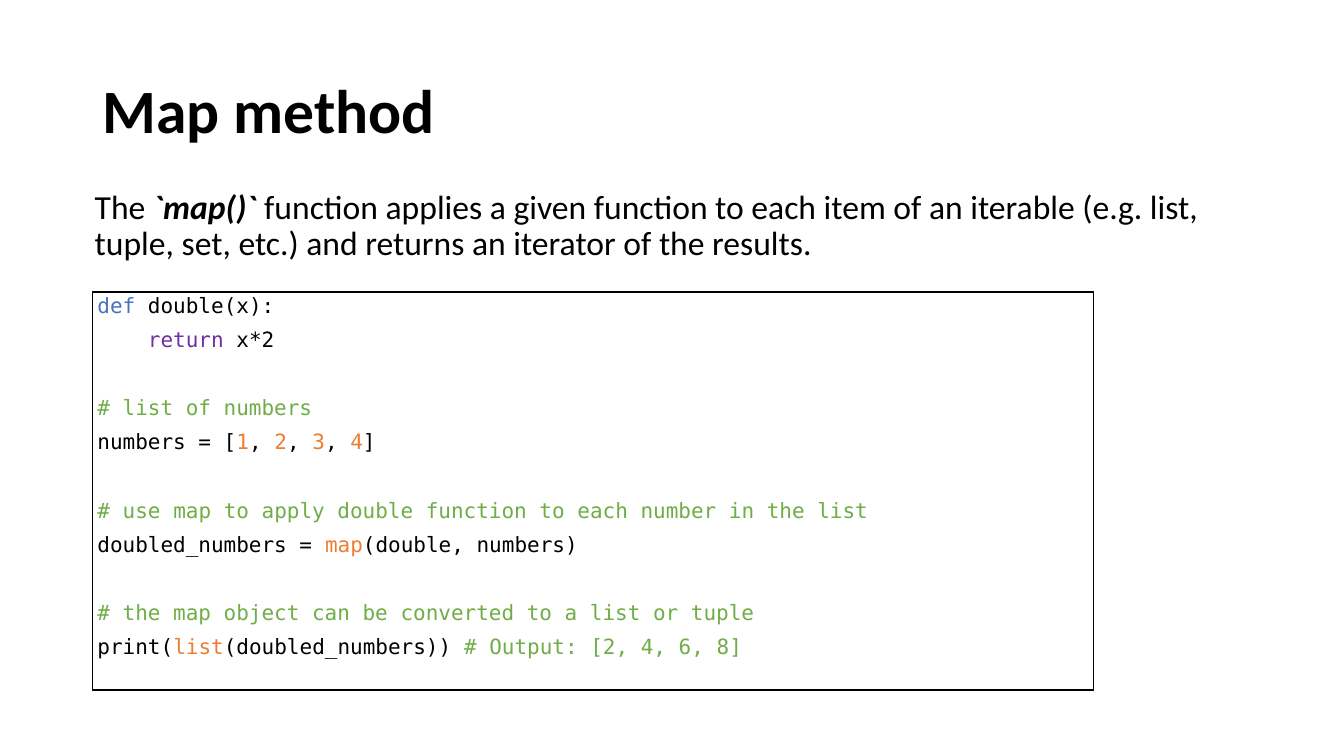
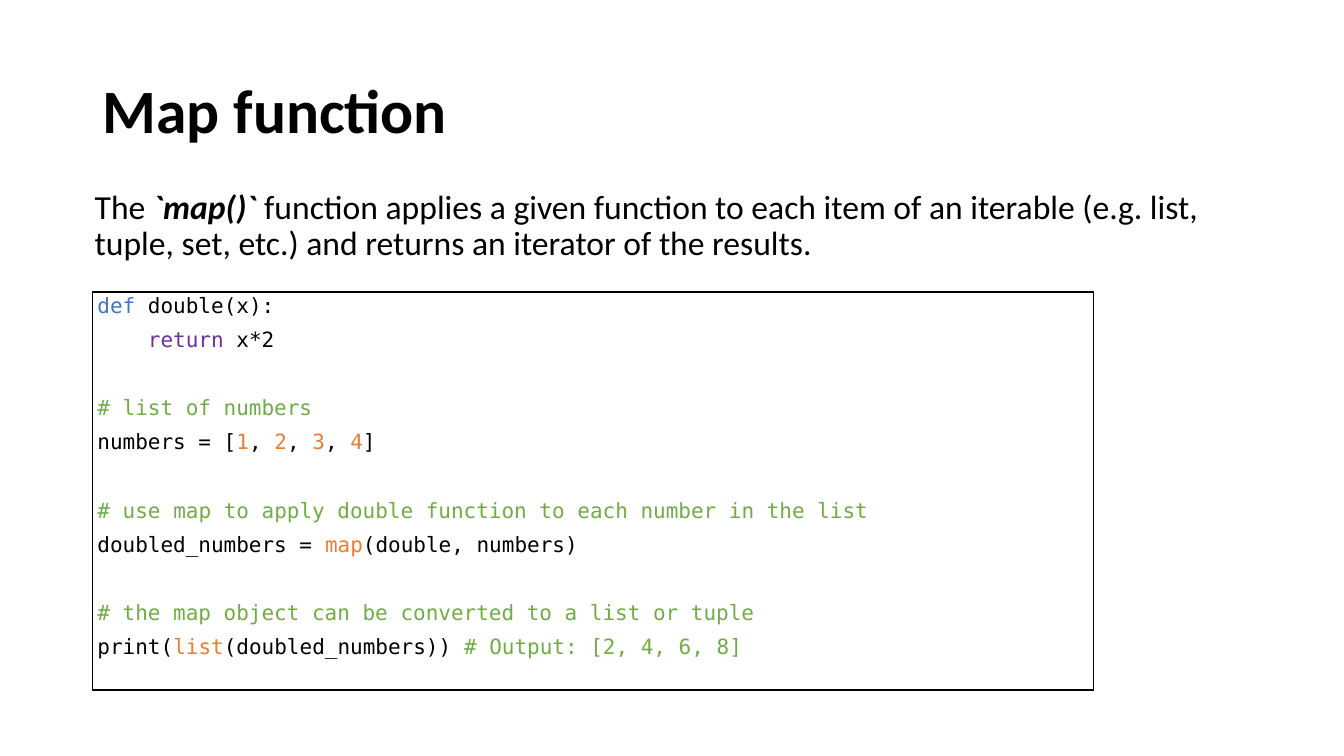
Before and after one commit to UCLL-PR2/exercises, a slide deck: slide 26 of 03-iterable/programming2_iterable.pptx (slide 18 before the commit). Drawn at 1344x756 pixels with LibreOffice and Linux fonts; fonts in the diff are those of the drawing. Boxes give left, top, right and bottom in pixels: in the first picture for what was removed or moved away, otherwise in the second. Text is boxed around its words. In the diff, an @@ line names an element or a change of style, - is before the commit and + after.

```diff
--- a/03-iterable/programming2_iterable.pptx
+++ b/03-iterable/programming2_iterable.pptx
@@ title at [102, 89, 447, 143]: text changed @@
-Map method
+Map function
```
Also in this commit, not shown: 7 other slides changed, 8 slides added, 5 other files.
